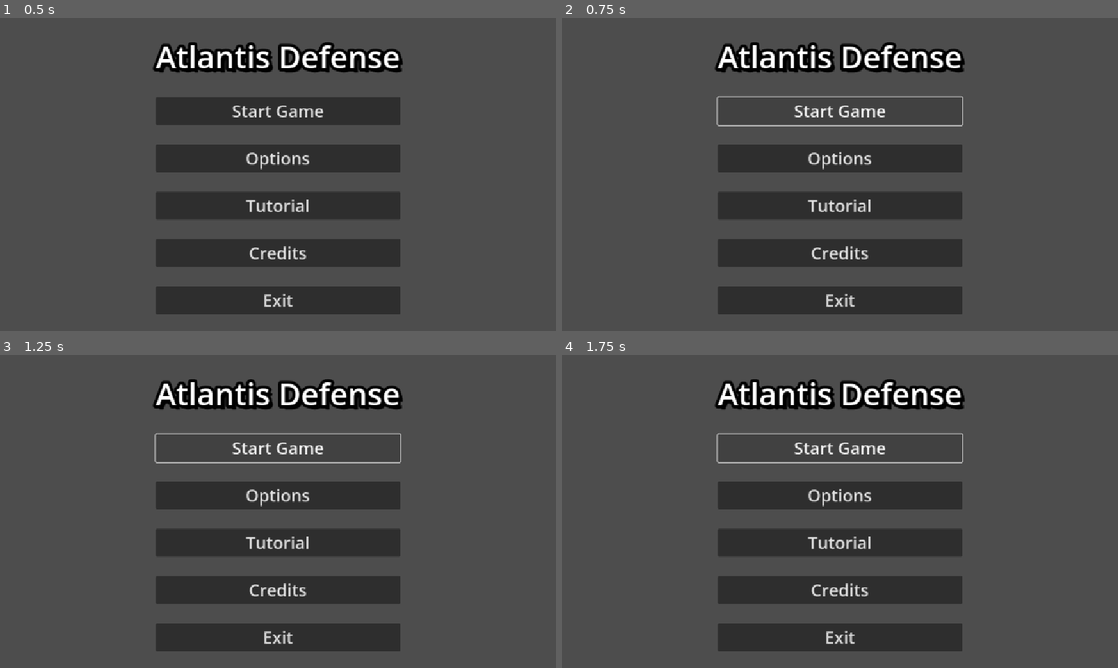
Above: before the commit, frames 1-4 (two rows, left to right).
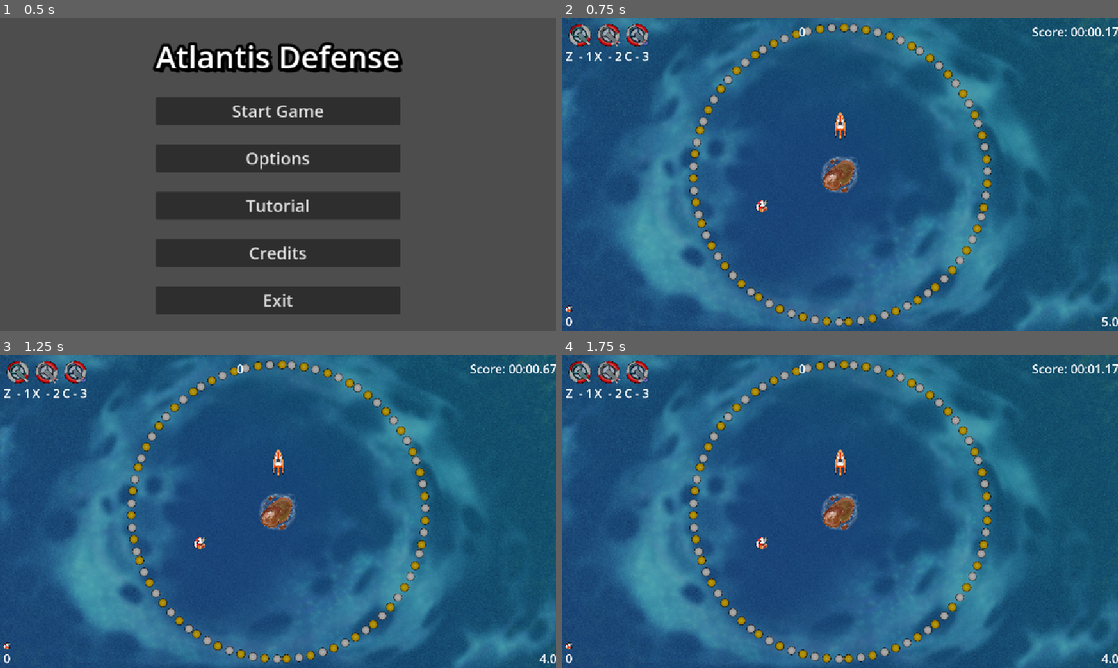
Above: after the commit, the same moments.

Repository: DarkerQueenSara/wave-defense
Game: Godot game, scene res://scenes/menus/main_menu.tscn
Two runs of this game, one before a commit and one after it. Both use one fixed random seed, a clock stepped at 60 frames per second and the inputs below. The engine's default icon, where the game draws it, is replaced by a stand-in: a white triangle on a blue panel in a dark square.
Inputs (mouse positions are in pixels of both pictures, inside the frame that each line leads up to):
- Up to frame 1 (0.5 s): no input
- Up to frame 2 (0.75 s): click "Start Game" at 0.5 s
- Up to frame 3 (1.25 s): no input
- Up to frame 4 (1.75 s): click (840, 448) at 1.25 s, where only the run before the commit has a clickable "Start Game"

Frame 1 is identical in both runs. In frame 2, 100% of the frame differs, in the area x 0-100%, y 0-100%; in frame 3, 100%; in frame 4, 100%.

Commit message:
solved merge issue in main_scene

Diff:
--- a/project.godot
+++ b/project.godot
@@ -12,7 +12,7 @@
 
 config/name="Wave Defense"
 run/main_scene="res://scenes/menus/main_menu.tscn"
-config/features=PackedStringArray("4.3", "GL Compatibility")
+config/features=PackedStringArray("4.4", "GL Compatibility")
 config/icon="res://icon.svg"
 
 [autoload]
--- a/scenes/magnet.tscn
+++ b/scenes/magnet.tscn
@@ -1,10 +1,12 @@
 [gd_scene load_steps=4 format=3 uid="uid://bt4ggfjf1vehw"]
 
-[ext_resource type="PackedScene" path="res://scenes/turret_base.tscn" id="1_ecm02"]
-[ext_resource type="Script" path="res://scripts/magnet.gd" id="2_inptv"]
+[ext_resource type="Script" uid="uid://coq61aa3bgusy" path="res://scripts/magnet.gd" id="2_inptv"]
 [ext_resource type="Texture2D" uid="uid://dpwdebvfesywv" path="res://icon.svg" id="3_tfg5v"]
 
-[node name="Magnet" instance=ExtResource("1_ecm02")]
+[sub_resource type="Resource" id="Resource_oylys"]
+metadata/__load_path__ = "res://scenes/turret_base.tscn"
+
+[node name="Magnet"]
 script = ExtResource("2_inptv")
 
 [node name="Sprite2D" parent="." index="0"]
--- a/scenes/main_scene.tscn
+++ b/scenes/main_scene.tscn
@@ -1,16 +1,17 @@
-[gd_scene load_steps=12 format=3 uid="uid://cnv7cm5518vrg"]
+[gd_scene load_steps=13 format=3 uid="uid://cnv7cm5518vrg"]
 
-[ext_resource type="Script" path="res://scripts/spawn_point_holder.gd" id="1_a83y2"]
+[ext_resource type="Script" uid="uid://5jf6m04kax7b" path="res://scripts/spawn_point_holder.gd" id="1_a83y2"]
 [ext_resource type="Texture2D" uid="uid://cdkj88yg8ia8k" path="res://sprites/BACKGROUND.png" id="1_c87l1"]
 [ext_resource type="Texture2D" uid="uid://ij0awmc3l22c" path="res://sprites/800px-Circle_-_black_simple.svg.png" id="1_wl7kx"]
 [ext_resource type="PackedScene" uid="uid://bcdknyqdtg00g" path="res://scenes/enemies/normal_enemy.tscn" id="2_ypghi"]
 [ext_resource type="PackedScene" uid="uid://qp5t131wopr4" path="res://scenes/enemies/fast_enemy.tscn" id="3_6ibv2"]
 [ext_resource type="PackedScene" uid="uid://dy5ntwxdt68ld" path="res://scenes/enemies/slow_enemy.tscn" id="4_6klbo"]
-[ext_resource type="PackedScene" uid="uid://dgby8l02jp44x" path="res://scenes/player.tscn" id="4_uuxnm"]
+[ext_resource type="PackedScene" uid="uid://brdjr7mn07rd" path="res://scenes/player.tscn" id="4_uuxnm"]
 [ext_resource type="PackedScene" uid="uid://nof136r48xpt" path="res://scenes/wave.tscn" id="5_pfcyh"]
 [ext_resource type="PackedScene" uid="uid://bpi0nlatfssl2" path="res://scenes/island.tscn" id="9_b4r0s"]
 [ext_resource type="PackedScene" uid="uid://b7e0xqbsresa5" path="res://scenes/island_area.tscn" id="10_e4xhl"]
 [ext_resource type="PackedScene" uid="uid://ucvx01dqsgu0" path="res://scenes/hud.tscn" id="10_pm0vu"]
+[ext_resource type="PackedScene" uid="uid://0mov2oufl77v" path="res://scenes/resource.tscn" id="12_mngbo"]
 
 [node name="MainScene" type="Node2D"]
 
@@ -115,13 +116,6 @@
 scale = Vector2(0.1, 0.1)
 texture = ExtResource("1_wl7kx")
 
-[node name="Resource" parent="." instance=ExtResource("5_vbinm")]
-position = Vector2(-342, -188)
-
-[node name="Player" parent="." instance=ExtResource("4_uuxnm")]
-position = Vector2(15, 9)
-collision_mask = 1
-
 [node name="WaveSpawner" type="Node2D" parent="."]
 
 [node name="Island" parent="." instance=ExtResource("9_b4r0s")]
@@ -138,6 +132,9 @@
 offset_bottom = 15.0
 scale = Vector2(2, 2)
 
+[node name="Resource" parent="." instance=ExtResource("12_mngbo")]
+position = Vector2(-647, 261)
+
 [connection signal="timeout" from="EnemyWaveTimer" to="SpawnPointHolder" method="_on_wave_timer_timeout"]
 [connection signal="timeout" from="WaterWaveTimer" to="SpawnPointHolder" method="_on_water_wave_timer_timeout"]
 
--- a/scenes/menus/options_menu/settings_tab_container.tscn
+++ b/scenes/menus/options_menu/settings_tab_container.tscn
@@ -1,8 +1,8 @@
 [gd_scene load_steps=4 format=3 uid="uid://c4bdlqboj5uju"]
 
-[ext_resource type="PackedScene" uid="uid://dfv1k2a7qm88y" path="res://menus/options_menu/audio_slider.tscn" id="1_4pwu6"]
-[ext_resource type="PackedScene" uid="uid://cqq2kb7yc7d5s" path="res://menus/options_menu/options_buttons/window_mode_button.tscn" id="2_h436t"]
-[ext_resource type="PackedScene" uid="uid://boqufdiqnuwmt" path="res://menus/options_menu/options_buttons/window_resolution_button.tscn" id="3_oep3o"]
+[ext_resource type="PackedScene" uid="uid://dfv1k2a7qm88y" path="res://scenes/menus/options_menu/audio_slider.tscn" id="1_4pwu6"]
+[ext_resource type="PackedScene" uid="uid://cqq2kb7yc7d5s" path="res://scenes/menus/options_menu/options_buttons/window_mode_button.tscn" id="2_h436t"]
+[ext_resource type="PackedScene" uid="uid://boqufdiqnuwmt" path="res://scenes/menus/options_menu/options_buttons/window_resolution_button.tscn" id="3_oep3o"]
 
 [node name="SettingsTabContainer" type="Control"]
 layout_mode = 3
Not shown, added: global.gd.uid
Not shown: 1 places in scenes/enemies/dummy_enemy.tscn that only renumber resources
Not shown, added: scenes/hud.gd.uid
Not shown: 1 places in scenes/hud.tscn that only renumber resources
Not shown: 1 places in scenes/island_area.tscn that only renumber resources
Not shown, added: scenes/menus/credits_menu.gd.uid
Not shown: 1 places in scenes/menus/credits_menu.tscn that only renumber resources
Not shown, added: scenes/menus/main_menu.gd.uid
Not shown: 1 places in scenes/menus/main_menu.tscn that only renumber resources
Not shown, added: scenes/menus/options_menu.gd.uid
Not shown: 1 places in scenes/menus/options_menu.tscn that only renumber resources
Not shown, added: scenes/menus/options_menu/audio_slider.gd.uid
(and 26 more such lines)
